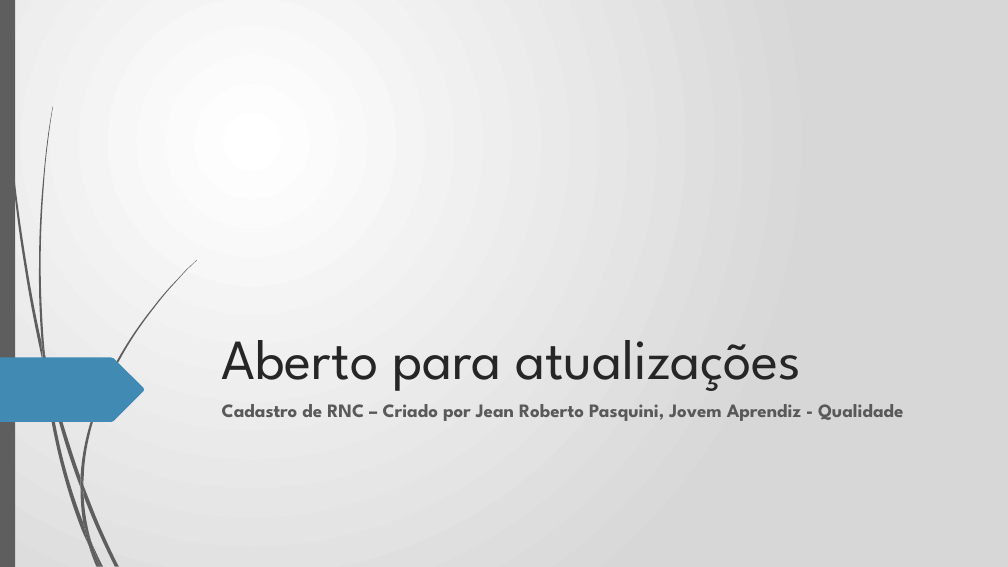
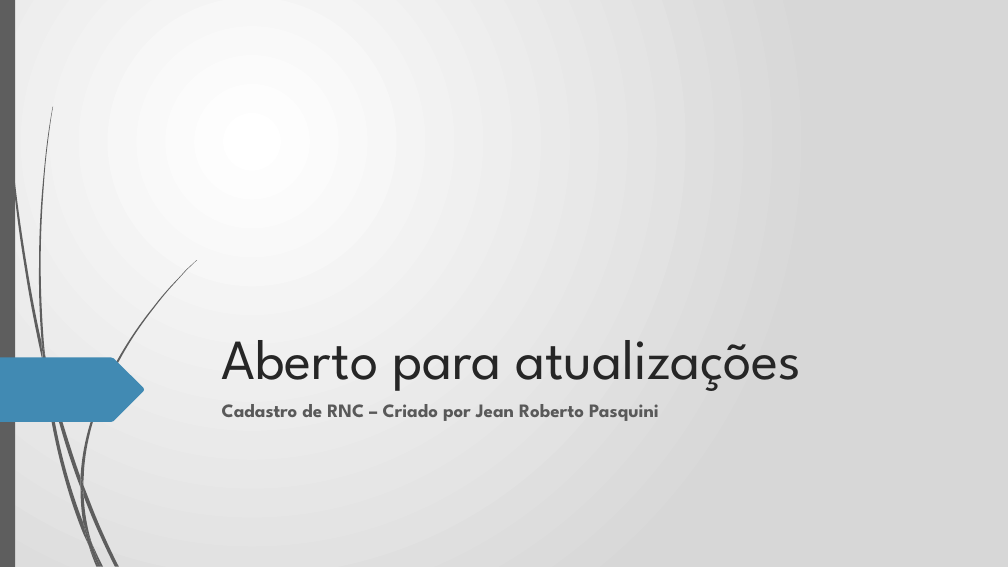
Before and after one commit to JeanPasquini/app_quality_system, a slide deck: slide 17 of Apresentação do Software.pptx. Drawn at 1008x567 pixels with LibreOffice and Linux fonts; fonts in the diff are those of the drawing; background and template pictures are left out. Boxes give left, top, right and bottom in pixels: in the first picture for what was removed or moved away, otherwise in the second. Text is boxed around its words. In the diff, an @@ line names an element or a change of style, - is before the commit and + after.

```diff
--- a/Apresentação do Software.pptx
+++ b/Apresentação do Software.pptx
@@ subtitle at (222,404,659,421): text changed @@
-Cadastro de RNC – Criado por Jean Roberto Pasquini, Jovem Aprendiz - Qualidade
+Cadastro de RNC – Criado por Jean Roberto Pasquini
```
Also in this commit, not shown: 8 other slides changed, 19 other files.
